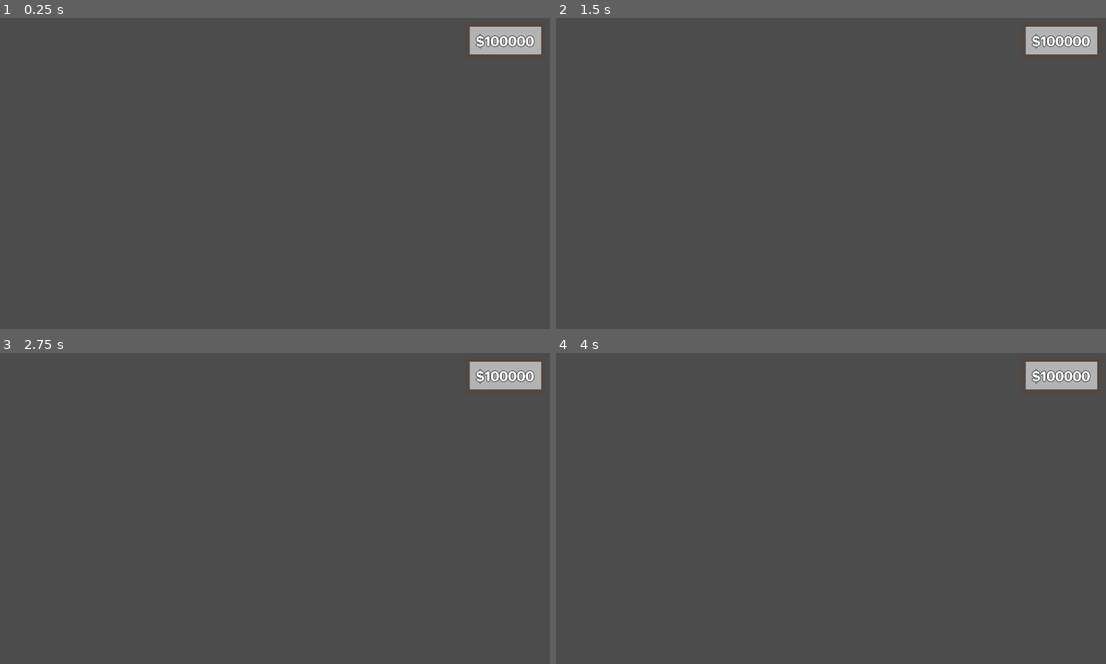
Above: before the commit, frames 1-4 (two rows, left to right).
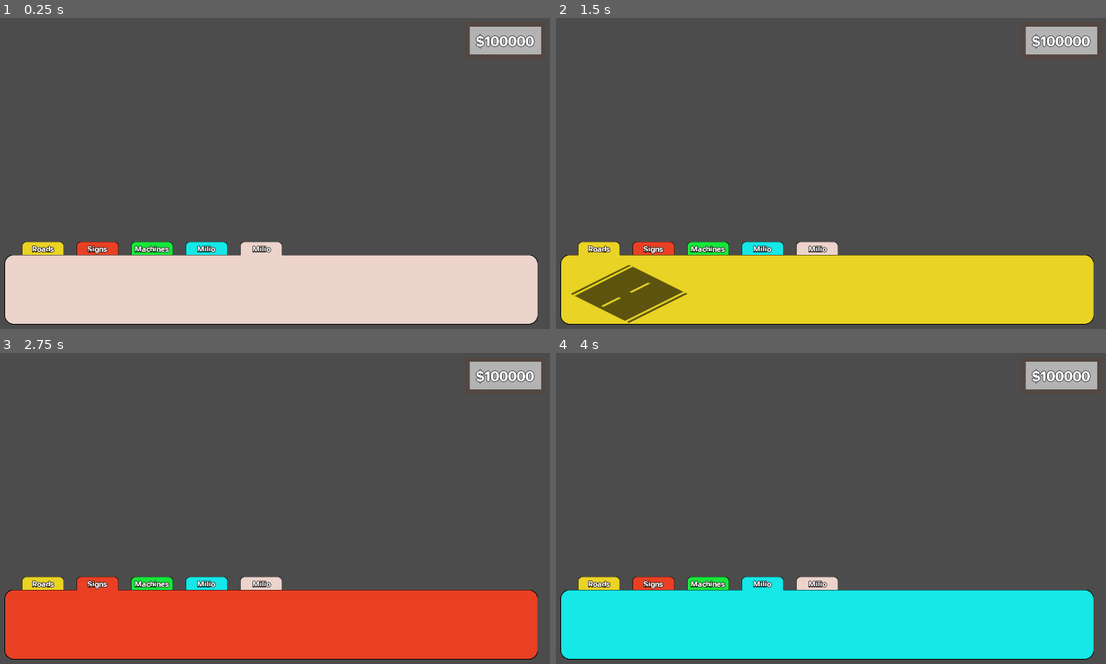
Above: after the commit, the same moments.

Repository: Machalord/Global-Game-Jam-2020
Game: Godot game, scene res://escenas/Hud.tscn
Same seed, same stepped clock (60 frames per second), same inputs: the game is played once before the commit and once after it. The project has no main scene, so this scene is started directly.
Inputs (mouse positions are in pixels of both pictures, inside the frame that each line leads up to):
- Up to frame 1 (0.25 s): no input
- Up to frame 2 (1.5 s): click (627, 294) at 0.52 s; click (600, 248) at 1.25 s, where only the run after the commit has a clickable "Roads"
- Up to frame 3 (2.75 s): click (99, 583) at 2 s, where only the run after the commit has a clickable "Signs"
- Up to frame 4 (4 s): click (710, 583) at 2.75 s, where only the run after the commit has a clickable "Machines"; click (759, 583) at 3.5 s, where only the run after the commit has a clickable "Milio"

The runs differ from the first frame. In frame 1, 23% of the frame differs, in the area x 0-98%, y 71-99%; in frame 2, 23%; in frame 3, 23%; in frame 4, 23%.

Commit message:
cambios en hud

Diff:
--- a/escenas/Hud.gd
+++ b/escenas/Hud.gd
@@ -5,9 +5,10 @@
 # var a = 2
 # var b = "text"
 
-
+var menu_seleccion
 # Called when the node enters the scene tree for the first time.
 func _ready():
+	Global.money
 	pass # Replace with function body.
 
 
--- a/escenas/Hud.tscn
+++ b/escenas/Hud.tscn
@@ -8,9 +8,15 @@
 [ext_resource path="res://assets/panel3.png" type="Texture" id=6]
 [ext_resource path="res://assets/panel4.png" type="Texture" id=7]
 [ext_resource path="res://assets/panel5.png" type="Texture" id=8]
+[ext_resource path="res://tile1.png" type="Texture" id=9]
 
 [sub_resource type="DynamicFont" id=1]
 size = 30
+outline_size = 1
+outline_color = Color( 0, 0, 0, 1 )
+font_data = ExtResource( 2 )
+
+[sub_resource type="DynamicFont" id=2]
 outline_size = 1
 outline_color = Color( 0, 0, 0, 1 )
 font_data = ExtResource( 2 )
@@ -56,7 +62,6 @@
 }
 
 [node name="panels" type="Control" parent="."]
-visible = false
 anchor_left = 0.5
 anchor_top = 1.0
 anchor_right = 0.5
@@ -83,6 +88,22 @@
 "_edit_use_anchors_": false
 }
 
+[node name="HBoxContainer" type="HBoxContainer" parent="panels/panel/panel"]
+margin_left = 23.0
+margin_top = 51.0
+margin_right = 1148.0
+margin_bottom = 163.0
+size_flags_horizontal = 3
+size_flags_vertical = 3
+__meta__ = {
+"_edit_use_anchors_": false
+}
+
+[node name="TextureButton" type="TextureButton" parent="panels/panel/panel/HBoxContainer"]
+margin_right = 256.0
+margin_bottom = 128.0
+texture_normal = ExtResource( 9 )
+
 [node name="panel2" type="Node2D" parent="panels"]
 position = Vector2( 0, -518 )
 
@@ -151,20 +172,30 @@
 "_edit_use_anchors_": false
 }
 
-[node name="panel_buttons" type="Control" parent="."]
-visible = false
-margin_right = 40.0
-margin_bottom = 40.0
-__meta__ = {
-"_edit_use_anchors_": false
-}
+[node name="panel_buttons" type="Node2D" parent="."]
+z_index = 31
 
 [node name="Button" type="Button" parent="panel_buttons"]
 margin_left = 97.0
 margin_top = 524.0
 margin_right = 173.0
 margin_bottom = 544.0
-flat = true
+focus_mode = 0
+enabled_focus_mode = 0
+flat = true
+__meta__ = {
+"_edit_use_anchors_": false
+}
+
+[node name="Label" type="Label" parent="panel_buttons/Button"]
+anchor_right = 1.0
+anchor_bottom = 1.0
+margin_left = -0.08
+margin_right = -0.0800018
+custom_fonts/font = SubResource( 2 )
+custom_colors/font_color = Color( 0.952941, 0.921569, 0.921569, 1 )
+text = "Roads"
+align = 1
 __meta__ = {
 "_edit_use_anchors_": false
 }
@@ -174,7 +205,22 @@
 margin_top = 524.0
 margin_right = 291.747
 margin_bottom = 544.0
-flat = true
+focus_mode = 0
+enabled_focus_mode = 0
+flat = true
+__meta__ = {
+"_edit_use_anchors_": false
+}
+
+[node name="Label2" type="Label" parent="panel_buttons/Button2"]
+anchor_right = 1.0
+anchor_bottom = 1.0
+margin_left = -0.08
+margin_right = -0.0800018
+custom_fonts/font = SubResource( 2 )
+custom_colors/font_color = Color( 0.952941, 0.921569, 0.921569, 1 )
+text = "Signs"
+align = 1
 __meta__ = {
 "_edit_use_anchors_": false
 }
@@ -184,7 +230,22 @@
 margin_top = 524.0
 margin_right = 412.35
 margin_bottom = 544.0
-flat = true
+focus_mode = 0
+enabled_focus_mode = 0
+flat = true
+__meta__ = {
+"_edit_use_anchors_": false
+}
+
+[node name="Label3" type="Label" parent="panel_buttons/Button3"]
+anchor_right = 1.0
+anchor_bottom = 1.0
+margin_left = -0.08
+margin_right = -0.0800018
+custom_fonts/font = SubResource( 2 )
+custom_colors/font_color = Color( 0.952941, 0.921569, 0.921569, 1 )
+text = "Machines"
+align = 1
 __meta__ = {
 "_edit_use_anchors_": false
 }
@@ -194,7 +255,22 @@
 margin_top = 524.0
 margin_right = 531.383
 margin_bottom = 544.0
-flat = true
+focus_mode = 0
+enabled_focus_mode = 0
+flat = true
+__meta__ = {
+"_edit_use_anchors_": false
+}
+
+[node name="Label4" type="Label" parent="panel_buttons/Button4"]
+anchor_right = 1.0
+anchor_bottom = 1.0
+margin_left = -0.08
+margin_right = -0.0800018
+custom_fonts/font = SubResource( 2 )
+custom_colors/font_color = Color( 0.952941, 0.921569, 0.921569, 1 )
+text = "Milio"
+align = 1
 __meta__ = {
 "_edit_use_anchors_": false
 }
@@ -204,7 +280,22 @@
 margin_top = 524.0
 margin_right = 653.13
 margin_bottom = 544.0
-flat = true
+focus_mode = 0
+enabled_focus_mode = 0
+flat = true
+__meta__ = {
+"_edit_use_anchors_": false
+}
+
+[node name="Label5" type="Label" parent="panel_buttons/Button5"]
+anchor_right = 1.0
+anchor_bottom = 1.0
+margin_left = -0.08
+margin_right = -0.0800018
+custom_fonts/font = SubResource( 2 )
+custom_colors/font_color = Color( 0.952941, 0.921569, 0.921569, 1 )
+text = "Milio"
+align = 1
 __meta__ = {
 "_edit_use_anchors_": false
 }
Not shown: 1 places in escenas/Hud.tscn that only renumber resources
